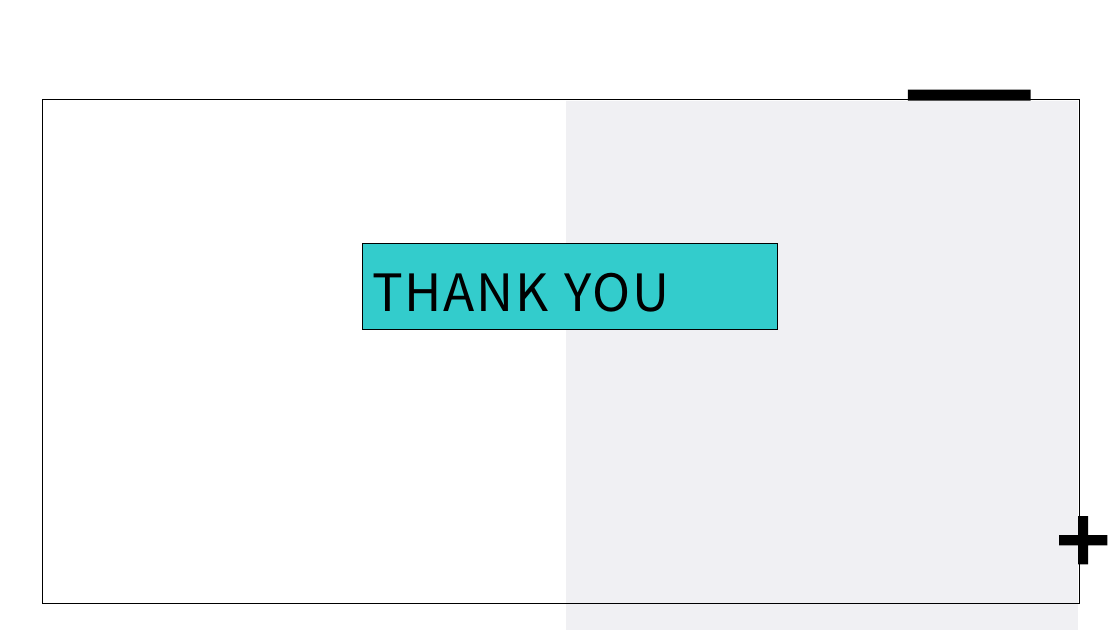
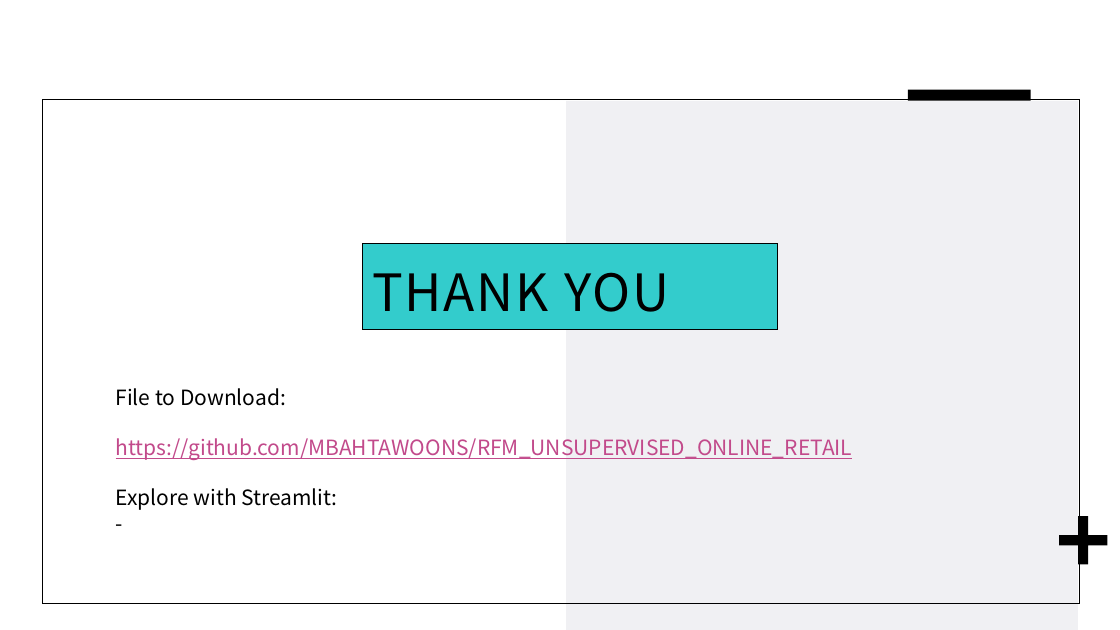
Before and after one commit to MBAHTAWOONS/RFM_UNSUPERVISED_ONLINE_RETAIL, a slide deck: slide 19 of RFM_PROJECT/RFM CLUSTERING ON ONLINE RETAIL LISTING.pptx. Drawn at 1120x630 pixels with LibreOffice and Linux fonts; fonts in the diff are those of the drawing. Boxes give left, top, right and bottom in pixels: in the first picture for what was removed or moved away, otherwise in the second. Text is boxed around its words. In the diff, an @@ line names an element or a change of style, - is before the commit and + after.

```diff
--- a/RFM_PROJECT/RFM CLUSTERING ON ONLINE RETAIL LISTING.pptx
+++ b/RFM_PROJECT/RFM CLUSTERING ON ONLINE RETAIL LISTING.pptx
@@ text added at box(116, 388, 853, 510), 18 pt, text #C24A8B, underline @@
+File to Download:
+https://github.com/MBAHTAWOONS/RFM_UNSUPERVISED_ONLINE_RETAIL
+Explore with Streamlit:
+-
```
